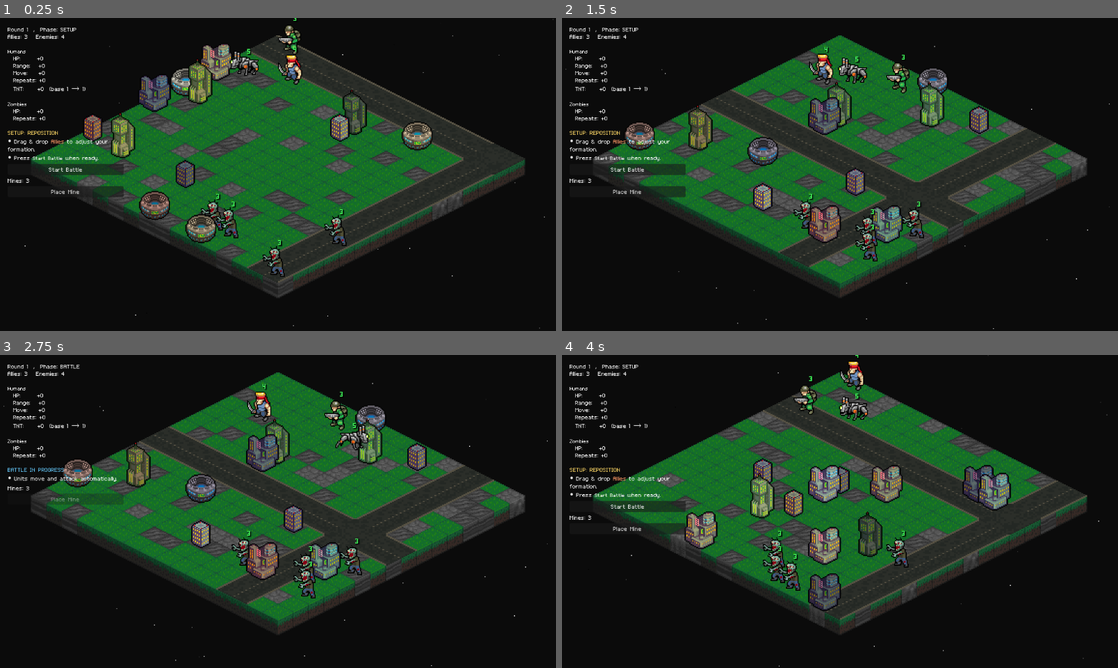
Above: before the commit, frames 1-4 (two rows, left to right).
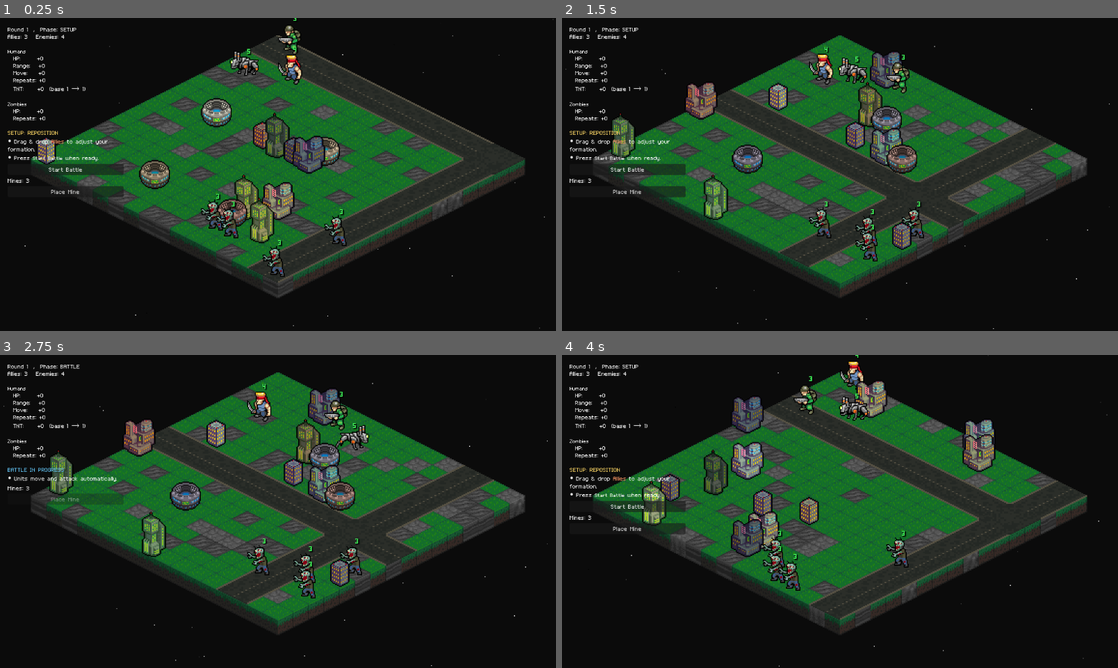
Above: after the commit, the same moments.

Repository: Tekknobot/MEKIII
Game: Godot game, scene res://scenes/Game.tscn
The game is run twice, just before and just after one commit, with the same random seed, the same clock (stepped at 60 frames per second) and the same inputs.
Inputs (mouse positions are in pixels of both pictures, inside the frame that each line leads up to):
- Up to frame 1 (0.25 s): no input
- Up to frame 2 (1.5 s): click "Start Battle" at 0.5 s; tap Enter at 1.25 s; move the mouse to (962, 158) at 1.27 s; tap R at 1.35 s; click (962, 158) at 1.42 s
- Up to frame 3 (2.75 s): click "Start Battle" at 2 s
- Up to frame 4 (4 s): drag from (728, 527) to (812, 574) at 2.77 s; move the mouse to (895, 442) at 3.52 s; tap R at 3.6 s; click (895, 442) at 3.67 s

The runs differ from the first frame. In frame 1, 8.6% of the frame differs, in the area x 6-78%, y 8-72%; in frame 2, 8.9%; in frame 3, 8.8%; in frame 4, 9.5%, in the area x 14-81%, y 8-82%.
Error after the commit: Invalid access to property or key 'process_frame' on a base object of type 'null instance'. (res://scripts/game.gd:3881)

Commit message:
Landmine highlighting.

Diff:
--- a/scenes/Game.tscn
+++ b/scenes/Game.tscn
@@ -233,20 +233,19 @@
 texture_region_size = Vector2i(32, 32)
 0:0/0 = 0
 
-[sub_resource type="TileSetAtlasSource" id="TileSetAtlasSource_attvq"]
+[sub_resource type="TileSetAtlasSource" id="TileSetAtlasSource_pn7ev"]
 texture = ExtResource("15_kyk2p")
 texture_region_size = Vector2i(64, 64)
-0:0/0 = 0
-1:0/0 = 0
+1:2/0 = 0
 0:1/0 = 0
-1:1/0 = 0
+0:0/0 = 0
 
 [sub_resource type="TileSet" id="TileSet_bneo8"]
 tile_shape = 1
 tile_layout = 5
 tile_size = Vector2i(32, 16)
 sources/0 = SubResource("TileSetAtlasSource_a8wo8")
-sources/1 = SubResource("TileSetAtlasSource_attvq")
+sources/1 = SubResource("TileSetAtlasSource_pn7ev")
 
 [node name="Game" type="Node2D" groups=["GameMap"]]
 script = ExtResource("1_400sg")
@@ -338,13 +337,13 @@
 tile_set = SubResource("TileSet_bneo8")
 format = 2
 
+[node name="AttackRangeBig" type="TileMap" parent="."]
+z_index = 1
+z_as_relative = false
+tile_set = SubResource("TileSet_bneo8")
+format = 2
+
 [node name="MinePreview" type="TileMap" parent="."]
-z_index = 1
-z_as_relative = false
-tile_set = SubResource("TileSet_bneo8")
-format = 2
-
-[node name="AttackRangeBig" type="TileMap" parent="."]
 z_index = 1
 z_as_relative = false
 tile_set = SubResource("TileSet_bneo8")
--- a/scripts/game.gd
+++ b/scripts/game.gd
@@ -56,8 +56,8 @@
 # --- Mine placement preview (uses Highlight TileMap) ---
 @onready var mine_preview: TileMap = $MinePreview
 const LAYER_MINE_PREVIEW := 0
-const MINE_PREVIEW_OK_SOURCE_ID := 0     # set to your tileset IDs
-const MINE_PREVIEW_BAD_SOURCE_ID := 1
+const MINE_PREVIEW_SMALL_SOURCE_ID := 0     # set to your tileset IDs
+const MINE_PREVIEW_LARGE_SOURCE_ID := 1
 const MINE_PREVIEW_ATLAS := Vector2i(0, 0)
 
 
@@ -323,6 +323,8 @@
 
 var ui_mine_button: Button
 var ui_mine_label: Label
+
+var _motion_cancel_token := 0
 
 func _pick_structure_tint() -> Color:
 	if structure_tint_palette == null or structure_tint_palette.is_empty():
@@ -816,7 +818,6 @@
 	if structure_blocked.has(cell):
 		return false
 	if road_blocked.has(cell):
-		print("BLOCKED BY ROAD at ", cell)
 		return false
 	if mines.has(cell):
 		return false
@@ -873,6 +874,9 @@
 	# remove mine
 	if mine != null and is_instance_valid(mine):
 		mine.queue_free()
+
+	_cancel_motion_now()
+	await u.take_damage(999)
 
 	# explode visual + sfx
 	var boom_scene := (landmine_explosion_scene if landmine_explosion_scene != null else tnt_explosion_scene)
@@ -889,6 +893,7 @@
 
 	# simplest: kill/damage the unit
 	if is_instance_valid(u):
+		_interrupt_unit_motion(u)
 		await u.take_damage(999) # guaranteed
 
 func _clear_all_mines() -> void:
@@ -1287,17 +1292,25 @@
 
 func _rebuild_road_blocked() -> void:
 	road_blocked.clear()
-	if roads == null or not is_instance_valid(roads):
-		return
-
-	for x in range(map_width):
-		for y in range(map_height):
-			var c := Vector2i(x, y)
-
-			# Roads tilemap contains ONLY road tiles; any set cell = blocked.
-			if roads.get_cell_source_id(LAYER_ROADS, c) != -1:
-				road_blocked[c] = true
-
+
+	if terrain == null or not is_instance_valid(terrain):
+		return
+
+	var road_maps: Array[TileMap] = []
+	if roads_dl != null and is_instance_valid(roads_dl): road_maps.append(roads_dl)
+	if roads_dr != null and is_instance_valid(roads_dr): road_maps.append(roads_dr)
+	if roads_x  != null and is_instance_valid(roads_x):  road_maps.append(roads_x)
+
+	if road_maps.is_empty():
+		return
+
+	# For every road tile, mark the 2x2-ish terrain cells it visually covers.
+	# We do this by sampling 4 points around the road tile center (±16px),
+	# converting each sample to a terrain cell, and storing it.
+	for rmap in road_maps:
+		var used := rmap.get_used_cells(0)
+		for rc in used:
+			_mark_terrain_cells_covered_by_road_tile(rmap, rc)
 
 func _mark_terrain_cells_covered_by_road_tile(rmap: TileMap, rc: Vector2i) -> void:
 	# Road tile center in WORLD space
@@ -1731,11 +1744,18 @@
 
 func clear_attack_range() -> void:
 	attack_range_small.clear()
-	attack_range_big.clear()
+	if attack_range_big != null:
+		attack_range_big.clear()
+
 	attackable_units.clear()
 
+	# ✅ always keep the small overlay aligned normally
 	attack_range_small.position = attack_offset_small
-	attack_range_big.position = attack_offset_big
+
+	# ✅ big overlay not used anymore (but keep it parked)
+	if attack_range_big != null:
+		attack_range_big.position = attack_offset_big
+
 
 func draw_attack_range_for_unit(attacker: Unit) -> void:
 	clear_attack_range()
@@ -1761,6 +1781,7 @@
 			attack_range_big.set_cell(LAYER_ATTACK, target_origin, ATTACK_TILE_BIG_SOURCE_ID, ATTACK_ATLAS, 0)
 		else:
 			attack_range_small.set_cell(LAYER_ATTACK, target_origin, ATTACK_TILE_SMALL_SOURCE_ID, ATTACK_ATLAS, 0)
+
 
 func _input(event: InputEvent) -> void:
 	# R = reload
@@ -2711,7 +2732,15 @@
 		move_tween.set_ease(Tween.EASE_IN_OUT)
 		move_tween.tween_property(u, "global_position", step_pos, step_duration)
 
-		await move_tween.finished
+		var token := _motion_cancel_token
+
+		# ... inside the loop, after you create move_tween:
+		await _await_tween_or_cancel(move_tween, token)
+
+		# if cancelled, stop moving immediately
+		if _motion_cancel_token != token:
+			return
+
 		u.update_layering()
 
 	# snap exact
@@ -3800,8 +3829,53 @@
 	if not grid.in_bounds(hovered_cell):
 		return
 
-	mine_preview.position = hover_offset_1x1
+	# ✅ keep mine preview grid-aligned
+	mine_preview.position = Vector2.ZERO
 
 	var ok := _can_place_mine_at(hovered_cell)
-	var sid := (MINE_PREVIEW_OK_SOURCE_ID if ok else MINE_PREVIEW_BAD_SOURCE_ID)
+	var sid := MINE_PREVIEW_SMALL_SOURCE_ID
 	mine_preview.set_cell(LAYER_MINE_PREVIEW, hovered_cell, sid, MINE_PREVIEW_ATLAS, 0)
+
+func _interrupt_unit_motion(u: Unit) -> void:
+	if u == null or not is_instance_valid(u):
+		return
+
+	# Stop current tween so we don't keep dragging a "dead" unit around
+	if move_tween != null and move_tween.is_valid():
+		move_tween.kill()
+		move_tween = null
+
+	# Reset flags so flow can recover
+	is_moving_unit = false
+	is_attacking_unit = false
+
+	# Optional: clear selection if the selected unit just got nuked
+	if selected_unit == u:
+		select_unit(null)
+
+func _cancel_motion_now() -> void:
+	_motion_cancel_token += 1
+
+	# kill current tween if any
+	if move_tween != null and move_tween.is_valid():
+		move_tween.kill()
+		move_tween = null
+
+	# clear flags so AI/turn logic can continue
+	is_moving_unit = false
+	is_attacking_unit = false
+
+
+func _await_tween_or_cancel(t: Tween, token: int) -> void:
+	# Wait until:
+	# - tween stops running, OR
+	# - motion gets cancelled (token changes), OR
+	# - tween becomes invalid
+	while true:
+		if _motion_cancel_token != token:
+			return
+		if t == null or not t.is_valid():
+			return
+		if not t.is_running():
+			return
+		await get_tree().process_frame
Binary file changed: sprites/Tiles_UI/mek3/2x2_attack.png
